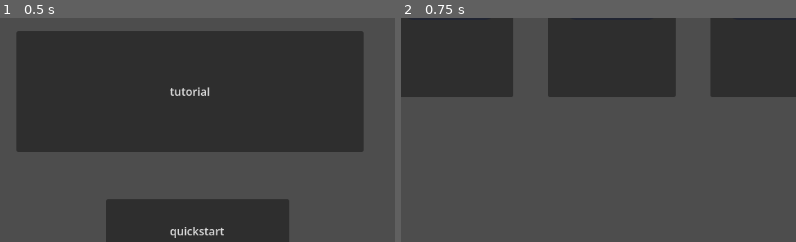
Above: before the commit, frames 1-2 (left to right).
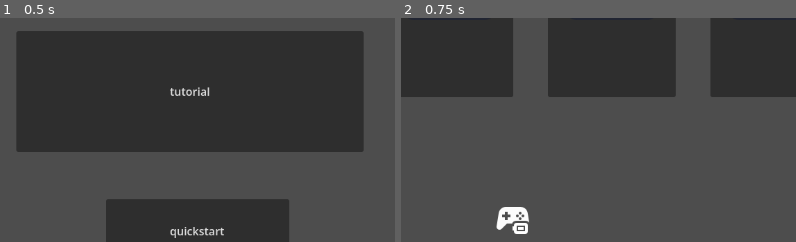
Above: after the commit, the same moments.

Repository: andreaTheCoder/MiniJam207Primal
Game: Godot game, scene res://scenes/start.tscn
Two runs of this game, one before a commit and one after it. Both use one fixed random seed, a clock stepped at 60 frames per second and the inputs below. This scene is started directly instead of the project's main scene. The engine's default icon, where the game draws it, is replaced by a stand-in: a white triangle on a blue panel in a dark square.
Inputs:
- Up to frame 1 (0.5 s): no input
- Up to frame 2 (0.75 s): click "quickstart" at 0.5 s
The pictures show only the part of the screen within x 23-73%, y 39-89%; the shares and areas given below are measured in that part.

Frame 1 is identical in both runs. In frame 2, 0.7% of the frame differs, in the area x 24-33%, y 84-97%.

Commit message:
ingredient home

Diff:
--- /dev/null
+++ b/scenes/ingredient_home.tscn
@@ -0,0 +1,13 @@
+[gd_scene format=3 uid="uid://b0h3028ygun7w"]
+
+[ext_resource type="Script" uid="uid://b8dxxxwfx50oa" path="res://scripts/ingredient_home.gd" id="1_af5xl"]
+
+[sub_resource type="RectangleShape2D" id="RectangleShape2D_af5xl"]
+size = Vector2(100, 100)
+
+[node name="Ingredient Home" type="Area2D" unique_id=998149927]
+script = ExtResource("1_af5xl")
+
+[node name="CollisionShape2D" type="CollisionShape2D" parent="." unique_id=1152077993]
+position = Vector2(1, -1)
+shape = SubResource("RectangleShape2D_af5xl")
--- a/scenes/shop.tscn
+++ b/scenes/shop.tscn
@@ -1,6 +1,7 @@
 [gd_scene format=3 uid="uid://bfw8rieg8jjvk"]
 
 [ext_resource type="PackedScene" uid="uid://d13baxhqbwdm6" path="res://scenes/ui.tscn" id="1_lx5au"]
+[ext_resource type="PackedScene" uid="uid://b0h3028ygun7w" path="res://scenes/ingredient_home.tscn" id="2_1l46r"]
 [ext_resource type="PackedScene" uid="uid://ckxxx2f8cya88" path="res://scenes/potion.tscn" id="2_xfvoa"]
 
 [node name="shop" type="Node2D" unique_id=404250698]
@@ -9,4 +10,8 @@
 
 [node name="Camera2D" type="Camera2D" parent="." unique_id=244447270]
 
+[node name="Ingredient Home" parent="." unique_id=998149927 instance=ExtResource("2_1l46r")]
+position = Vector2(-148, 218)
+
 [node name="Potion" parent="." unique_id=1206123825 instance=ExtResource("2_xfvoa")]
+position = Vector2(406, -28)
--- a/scripts/ingredient.gd
+++ b/scripts/ingredient.gd
@@ -8,7 +8,6 @@
 # Called when the node enters the scene tree for the first time.
 func _ready() -> void:
 	texture = preload("res://stock/input-prompts/Flair Icons/controller_battery_full.svg")
-
 
 # Called every frame. 'delta' is the elapsed time since the previous frame.
 func _process(_delta: float) -> void:
--- /dev/null
+++ b/scripts/ingredient_home.gd
@@ -0,0 +1,20 @@
+extends Area2D
+
+class_name IngredientHome
+
+const INGREDIENT = preload("res://scenes/ingredient.tscn")
+
+@export var type : Global.INGREDIENTS
+# Called when the node enters the scene tree for the first time.
+func _ready() -> void:
+	spawn_ingredient()
+
+
+# Called every frame. 'delta' is the elapsed time since the previous frame.
+func _process(delta: float) -> void:
+	pass
+
+func spawn_ingredient():
+	var temp = INGREDIENT.instantiate()
+	temp.type = self.type
+	add_child(temp)
Not shown, added: scripts/ingredient_home.gd.uid
